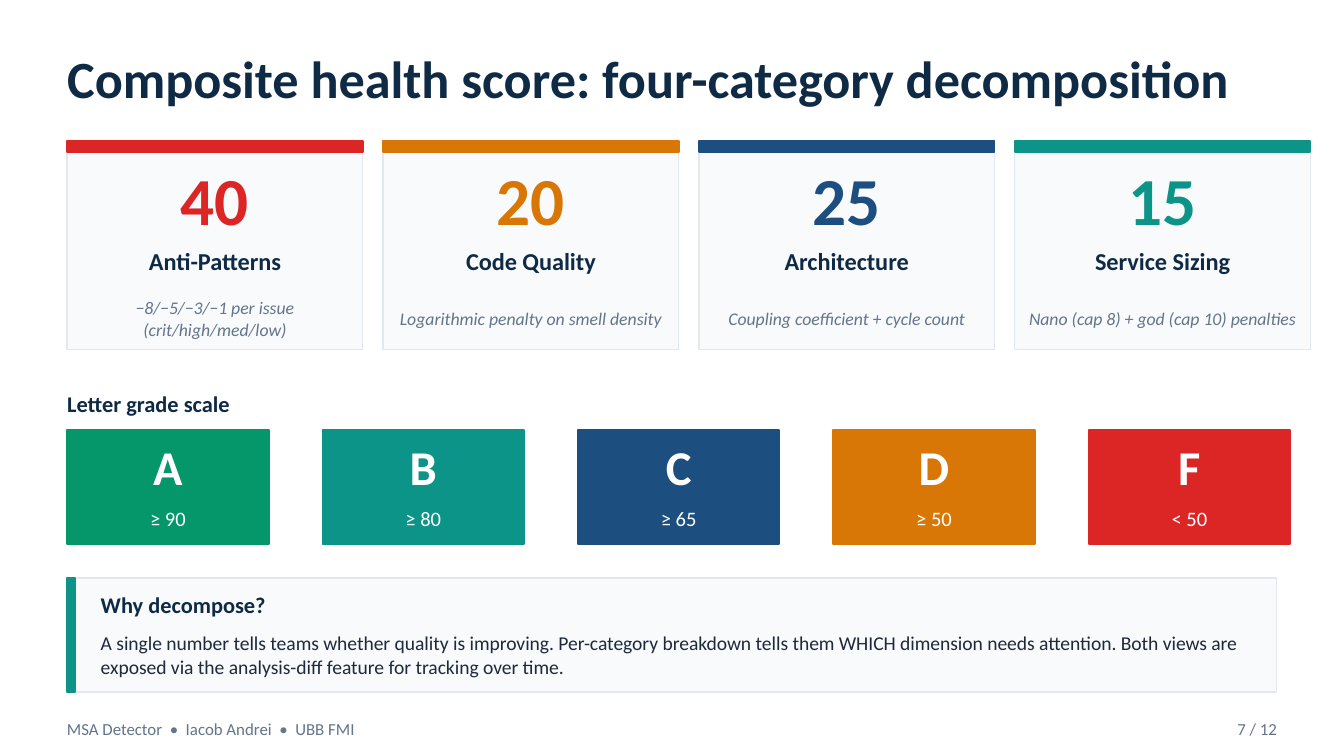
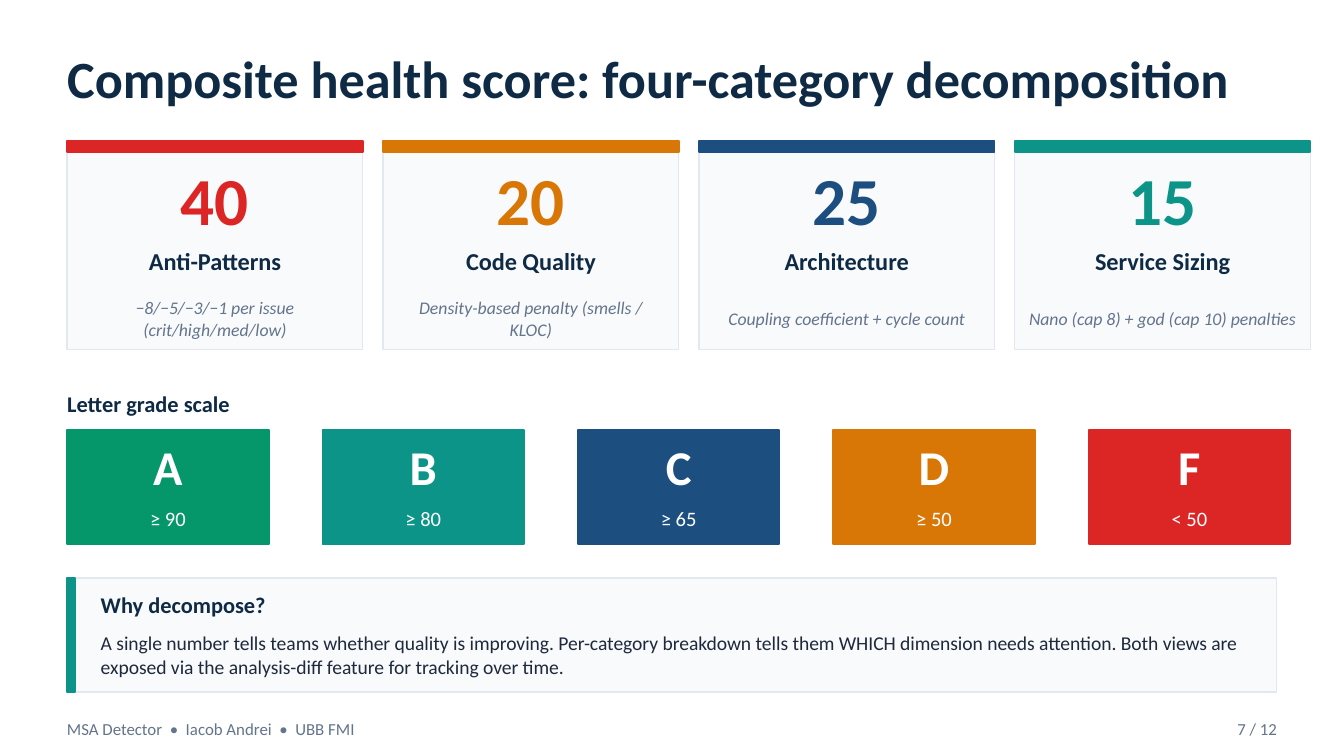
Before and after one commit to andrei45635/dissertation_backend, a slide deck: slide 7 of thesis/presentation/MSA_Detector_Defense.pptx. Drawn at 1344x756 pixels with LibreOffice and Linux fonts; fonts in the diff are those of the drawing. Boxes give left, top, right and bottom in pixels: in the first picture for what was removed or moved away, otherwise in the second. Text is boxed around its words. In the diff, an @@ line names an element or a change of style, - is before the commit and + after.

```diff
--- a/thesis/presentation/MSA_Detector_Defense.pptx
+++ b/thesis/presentation/MSA_Detector_Defense.pptx
@@ text at [419, 301, 632, 338]: text changed @@
-Logarithmic penalty on smell density
+Density-based penalty (smells / KLOC)
```
Also in this commit, not shown: 2 other slides changed, 1 other file.
